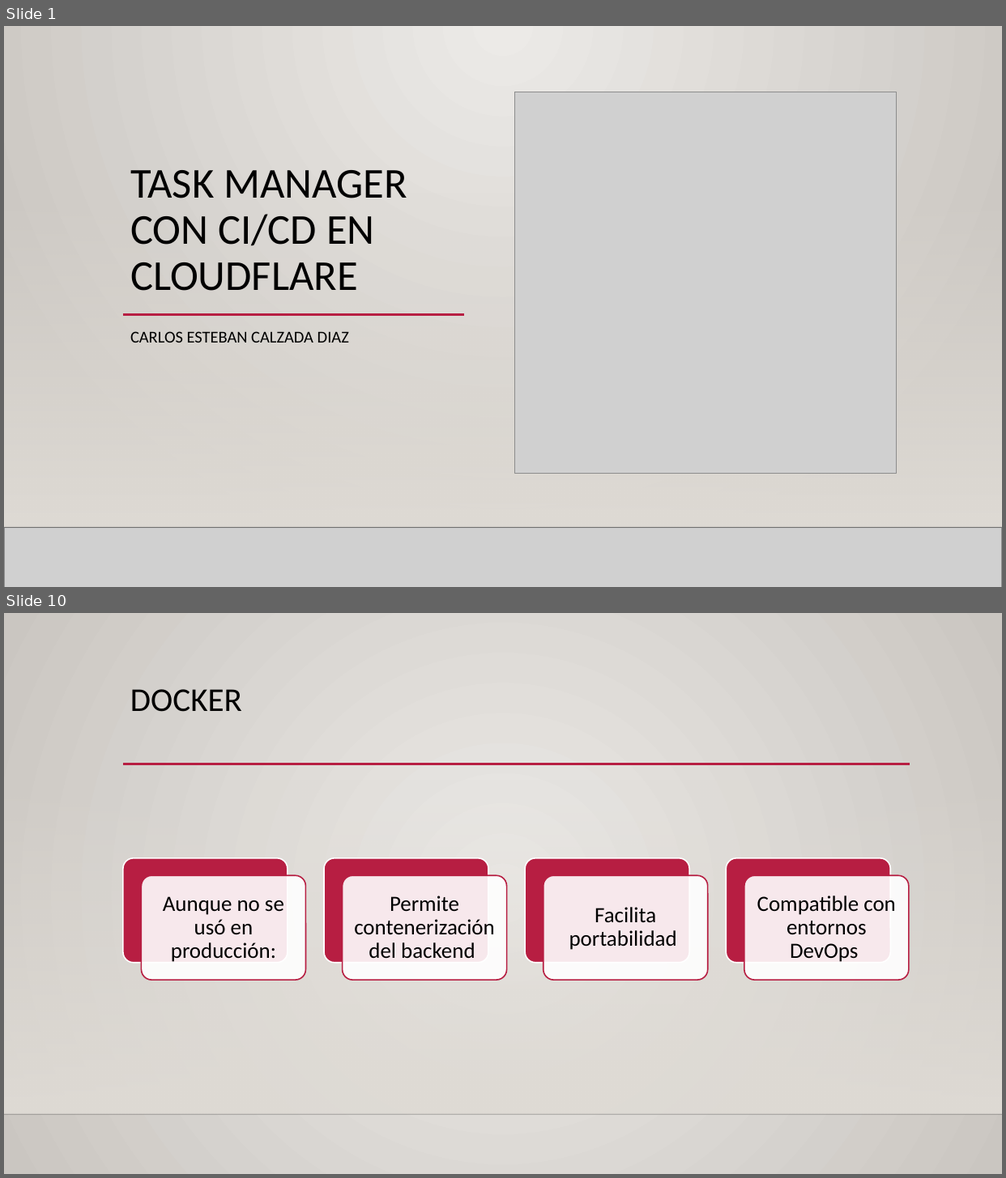
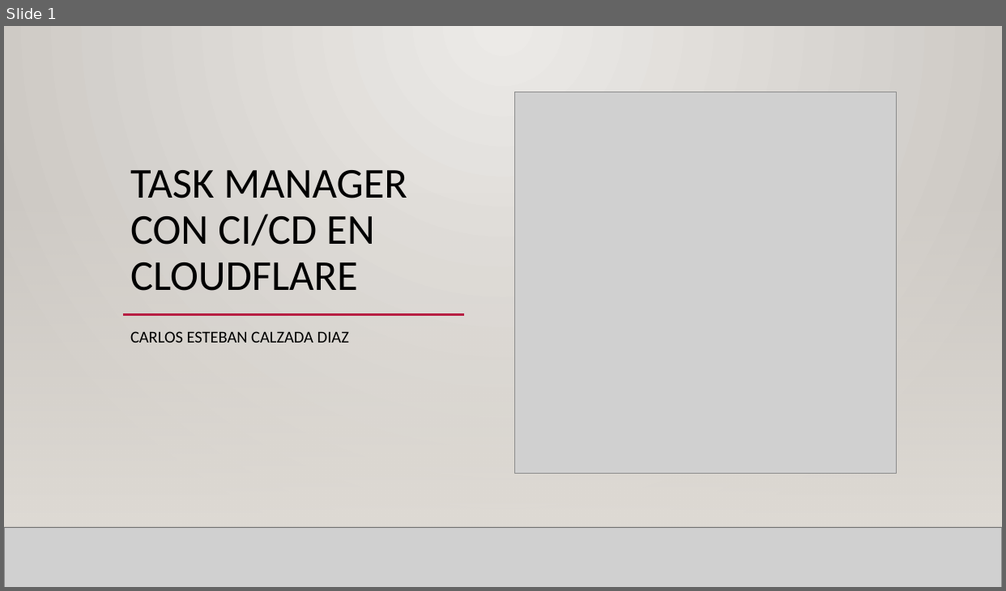
Before and after one commit to ccalzada081/task-manager-cloudflare, a slide deck: Presentacion final.pptx. Shown one above the other, each under a label of ours: slides 1 and 10 before the commit, slide 1 after it; the slides between them are not shown. The pictures are 1006x1178 and 1006x591 pixels, drawn with LibreOffice and Linux fonts; fonts in the diff are those of the drawing; grey boxes stand for pictures; background and template pictures are left out. Boxes give left, top, right and bottom in pixels: in the first picture for what was removed or moved away, otherwise in the second. Text is boxed around its words. In the diff, an @@ line names an element or a change of style, - is before the commit and + after.

```diff
--- a/Presentacion final.pptx
+++ b/Presentacion final.pptx
@@ slide 10 removed at [4, 613, 1002, 1174], background gradient #ECEAE7 to #CAC7C1; not listed: 2 template elements that a slide beside it also shows @@
@@ title removed at [130, 689, 242, 712] @@
-DOCKER
@@ line removed from (123, 764) to (910, 764) @@
@@ group removed at [123, 858, 909, 981]: 8 rounded rectangles, 4 texts @@
-Aunque no se usó en producción:
-Permite contenerización del backend
-Facilita portabilidad
-Compatible con entornos DevOps
```
Also in this commit, not shown: 13 slides added, 12 other slides removed, 1 other file.
